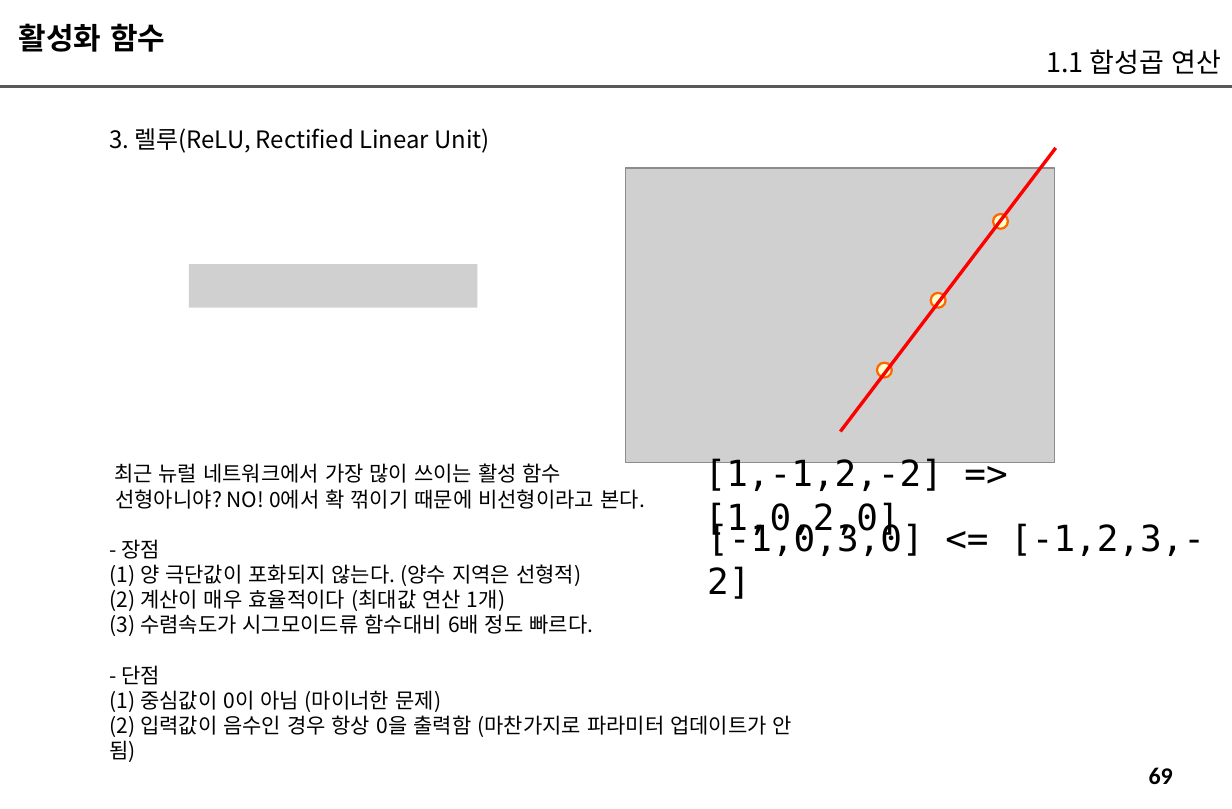
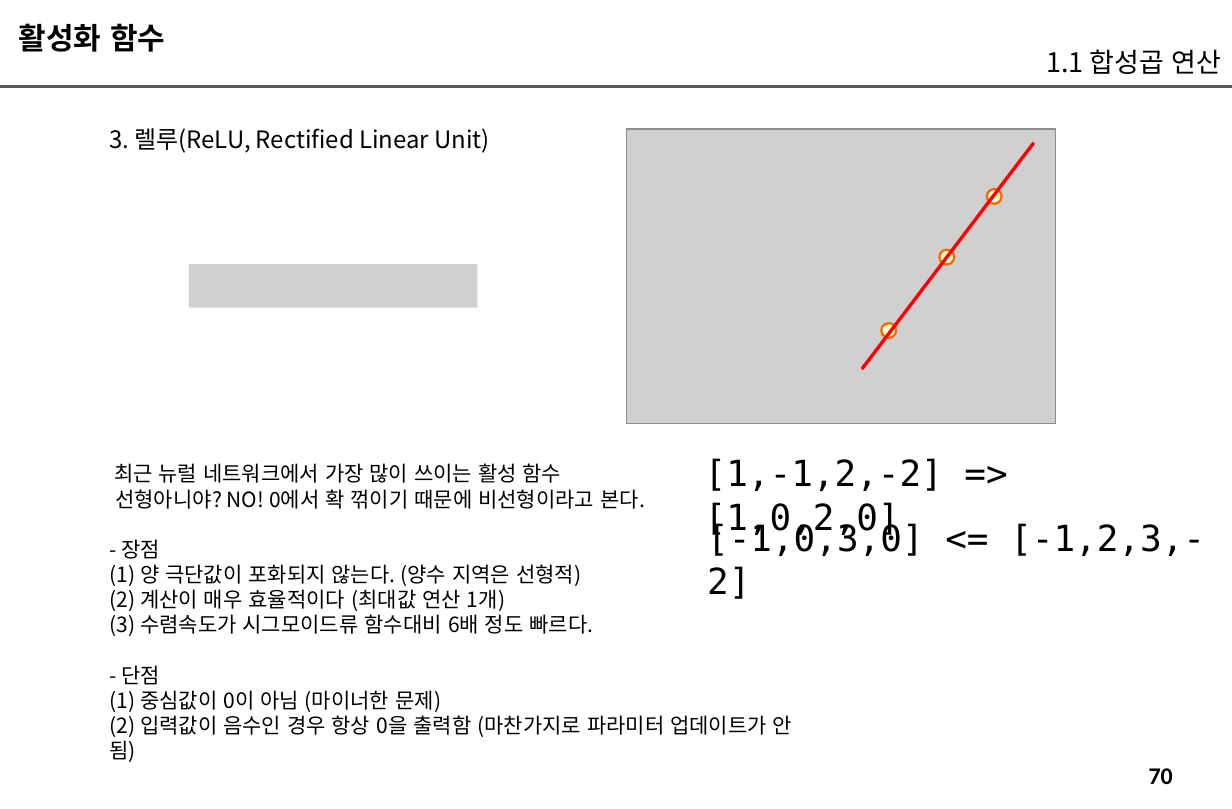
Before and after one commit to imguru-mooc/AI_CNN, a slide deck: slide 70 of 교재_판서_1.pptx (slide 69 before the commit). Drawn at 1232x809 pixels with LibreOffice and Linux fonts; fonts in the diff are those of the drawing; grey boxes stand for pictures. Boxes give left, top, right and bottom in pixels: in the first picture for what was removed or moved away, otherwise in the second. Text is boxed around its words. In the diff, an @@ line names an element or a change of style, - is before the commit and + after.

```diff
--- a/교재_판서_1.pptx
+++ b/교재_판서_1.pptx
@@ picture: place and size @@
-picture at <box>625,168,1054,463</box>
+picture at <box>626,129,1055,424</box>
@@ line moved from (1055, 148) - (840, 432) to (1033, 142) - (862, 369) @@
@@ ellipse: place and size @@
-ellipse at <box>993,214,1008,229</box>
+ellipse at <box>987,189,1002,204</box>
@@ ellipse: place and size @@
-ellipse at <box>931,293,946,309</box>
+ellipse at <box>940,250,955,265</box>
@@ ellipse: place and size @@
-ellipse at <box>877,362,892,378</box>
+ellipse at <box>881,324,896,339</box>
@@ page number at <box>1149,768,1173,784</box>: text changed @@
-69
+70
```
Also in this commit, not shown: 24 other slides changed, 2 slides added.
